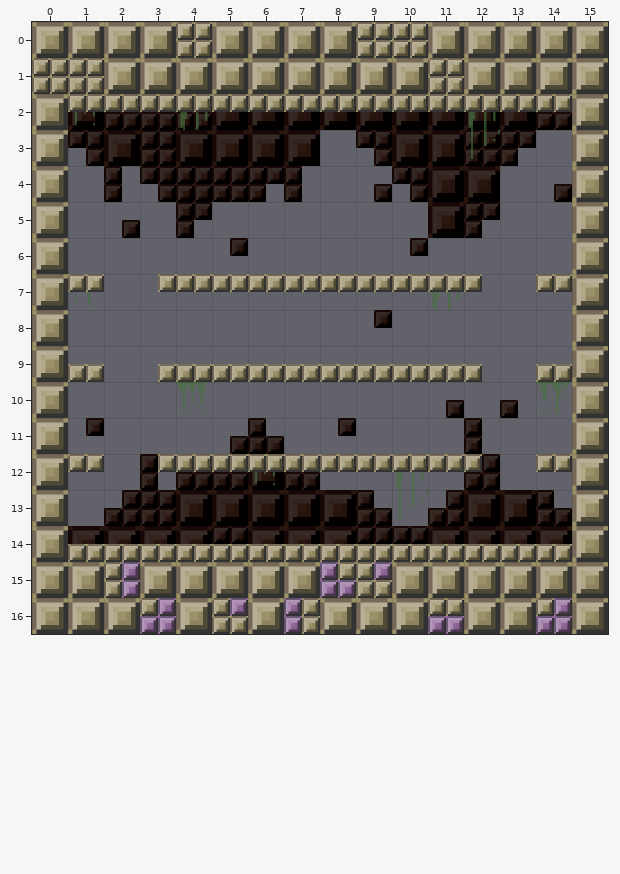
Two states of a Tiled map, Demo/assets/maps/01.tmx. The picture above was drawn from the file before the commit.
Cells are 64x64 px. Shown: x 0..15, y 0..16.
Once edited:
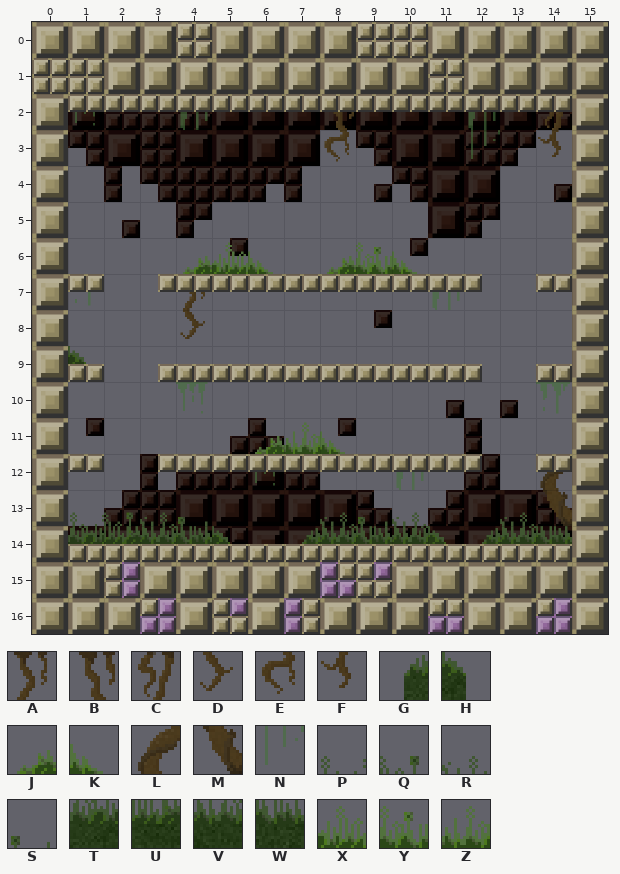
Key: from "large": A 10, B 11, C 13, D 24, E 25, F 27, G 38, H 39, J 40, K 41, L 55, M 69, N 78, P 80, Q 81, R 82, S 83, T 94, U 95, V 96, W 97, X 108, Y 110, Z 111.
_ is an empty cell, . an unchanged one.
Changes in this commit:
--- layer "detail"
@@ x 8..14 @@
- 2 _....._
- 3 _....._
+ 2 B.....C
+ 3 E.....F
@@ x 1..10 @@
- 6 ...___.___
- 7 ..._......
- 8 ..._......
- 9 _.........
+ 6 ...JXK.JYK
+ 7 ...A......
+ 8 ...D......
+ 9 H.........
@@ x 1..14 @@
-11 .....___......
-12 ............._
-13 ____...__N..__
-14 _____.________
+11 .....JZK......
+12 .............L
+13 PQRS...RSR..RM
+14 TUVWH.GVWVHGVW
